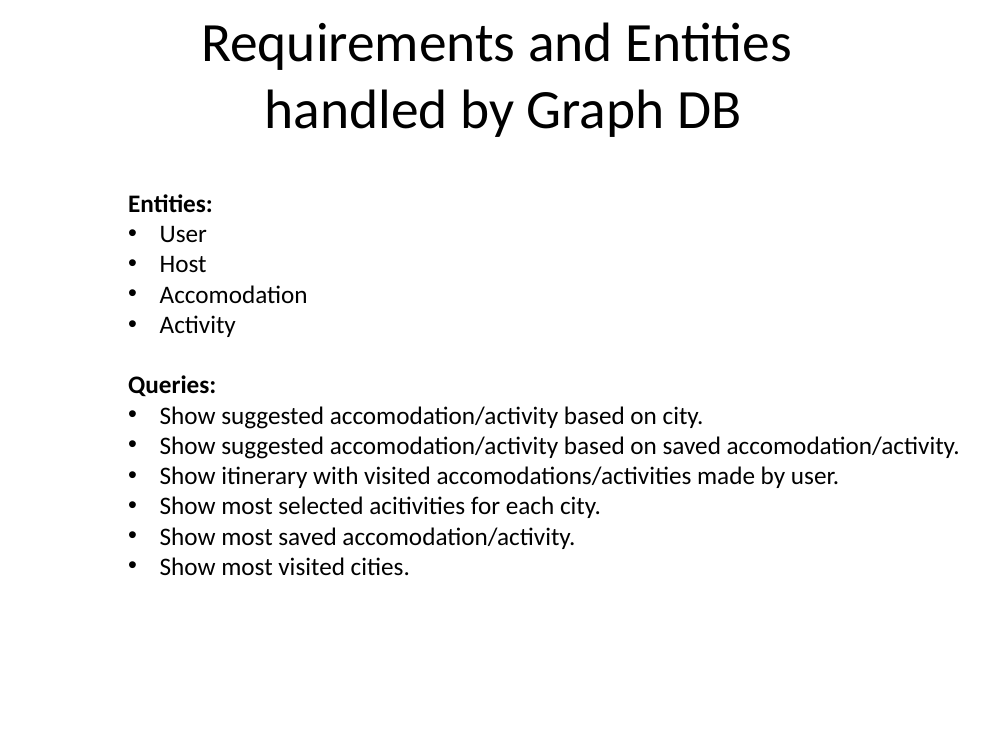
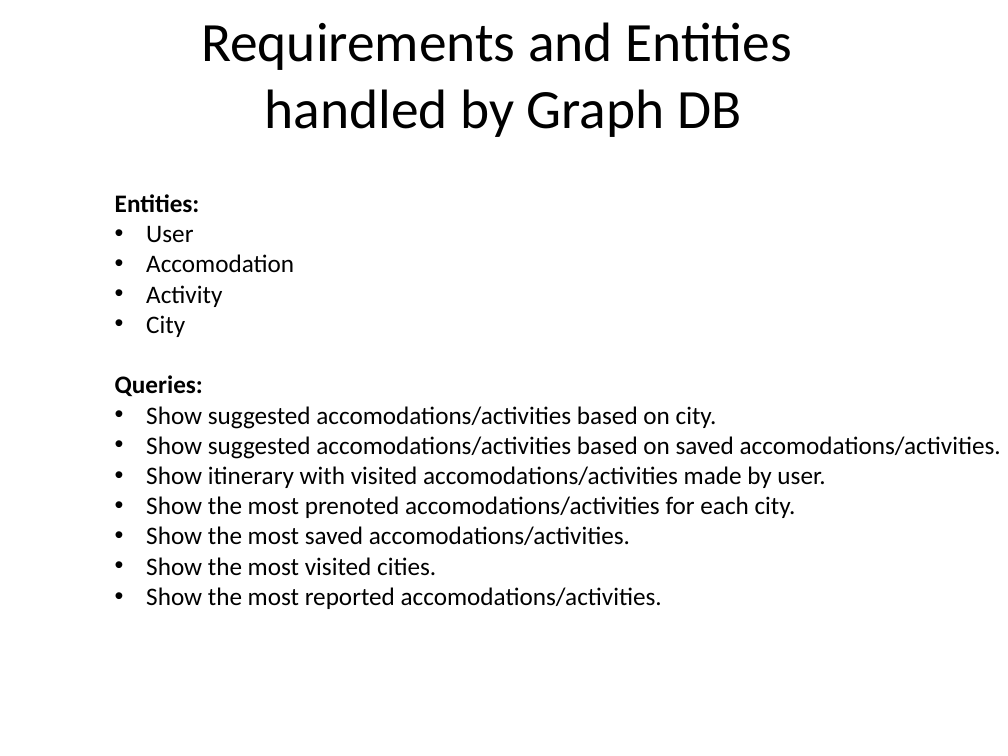
Before and after one commit to bata26/MyVacation, a slide deck: slide 8 of Project Design Presentation My Vacation.pptx. Drawn at 1008x756 pixels with LibreOffice and Linux fonts; fonts in the diff are those of the drawing; background and template pictures are left out. Boxes give left, top, right and bottom in pixels: in the first picture for what was removed or moved away, otherwise in the second. Text is boxed around its words. In the diff, an @@ line names an element or a change of style, - is before the commit and + after.

```diff
--- a/Project Design Presentation My Vacation.pptx
+++ b/Project Design Presentation My Vacation.pptx
@@ text "Entities:" moved from (x1=128, y1=194, x2=960, y2=576) to (x1=115, y1=194, x2=1001, y2=609) @@
@@ text at (x1=160, y1=255, x2=207, y2=273): paragraph removed @@
-• Host
@@ text at (x1=146, y1=315, x2=185, y2=337): paragraph added @@
+• City
@@ text at (x1=146, y1=406, x2=1001, y2=459): text changed @@
-• Show suggested accomodation/activity based on city.
-• Show suggested accomodation/activity based on saved accomodation/activity.
+• Show suggested accomodations/activities based on city.
+• Show suggested accomodations/activities based on saved accomodations/activities.
@@ text at (x1=146, y1=496, x2=796, y2=609): text changed @@
-• Show most selected acitivities for each city.
-• Show most saved accomodation/activity.
-• Show most visited cities.
+• Show the most prenoted accomodations/activities for each city.
+• Show the most saved accomodations/activities.
+• Show the most visited cities.
+• Show the most reported accomodations/activities.
```
Also in this commit, not shown: 3 other slides changed.
